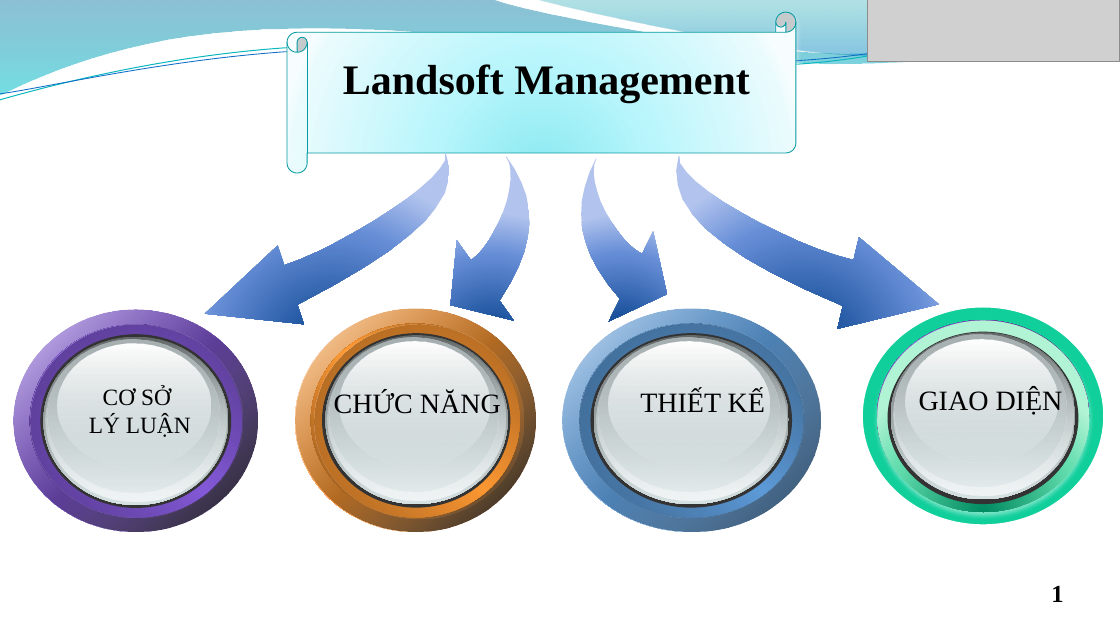
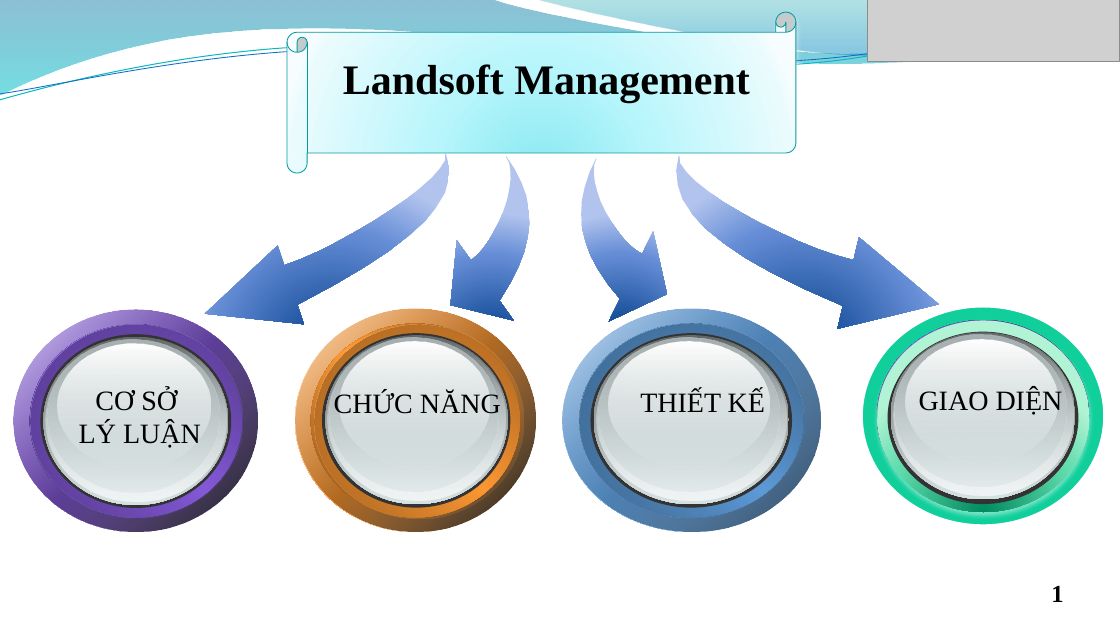
Before and after one commit to tompetrel/LandSoft, a slide deck: slide 2 of Document/LandSoft.pptx. Drawn at 1120x630 pixels with LibreOffice and Linux fonts; fonts in the diff are those of the drawing; grey boxes stand for pictures; background and template pictures are left out. Boxes give left, top, right and bottom in pixels: in the first picture for what was removed or moved away, otherwise in the second. Text is boxed around its words. In the diff, an @@ line names an element or a change of style, - is before the commit and + after.

```diff
--- a/Document/LandSoft.pptx
+++ b/Document/LandSoft.pptx
@@ text "CƠ SỞ" at bbox=[79, 388, 201, 448]: size 20 to 24 pt @@
```
Also in this commit, not shown: 2 other slides changed, 4 other files.
